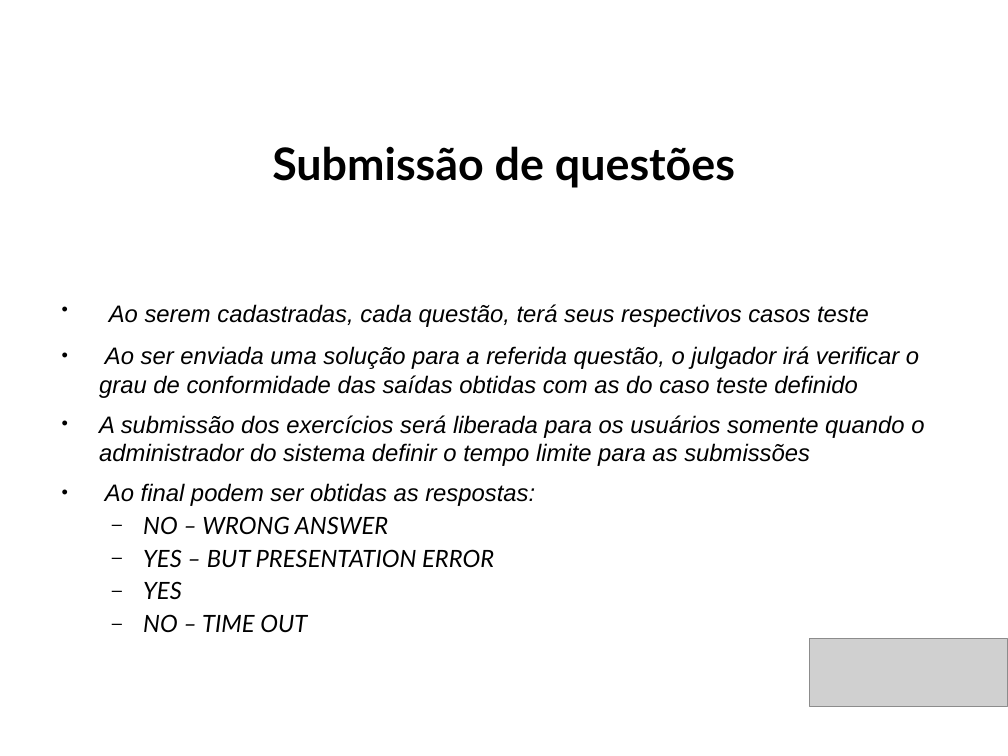
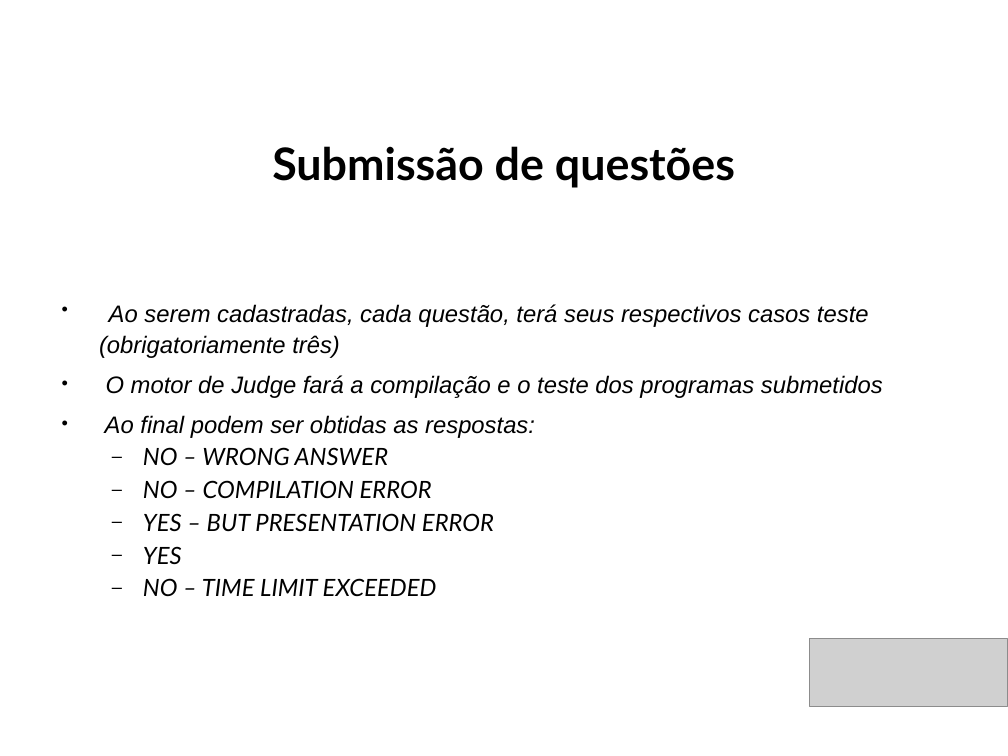
Before and after one commit to carlosrorato/RhydoJudge, a slide deck: slide 6 of RhydoApresentacao.ppt. Drawn at 1008x756 pixels with LibreOffice and Linux fonts; fonts in the diff are those of the drawing; grey boxes stand for pictures; background and template pictures are left out. Boxes give left, top, right and bottom in pixels: in the first picture for what was removed or moved away, otherwise in the second. Text is boxed around its words. In the diff, an @@ line names an element or a change of style, - is before the commit and + after.

Commit message:
Apresentação

```diff
--- a/RhydoApresentacao.ppt
+++ b/RhydoApresentacao.ppt
@@ text at (99, 304, 883, 398): text changed @@
-• Ao serem cadastradas, cada questão, terá seus respectivos casos teste
-• Ao ser enviada uma solução para a referida questão, o julgador irá verificar o grau de conformidade das saídas obtidas com as do caso teste definido
-• A submissão dos exercícios será liberada para os usuários somente quando o administrador do sistema definir o tempo limite para as submissões
+• Ao serem cadastradas, cada questão, terá seus respectivos casos teste (obrigatoriamente três)
+• O motor de Judge fará a compilação e o teste dos programas submetidos
@@ text at (143, 480, 432, 498): paragraph added @@
+  – NO – COMPILATION ERROR
@@ text at (143, 578, 437, 596): text changed @@
-  – NO – TIME OUT
+  – NO – TIME LIMIT EXCEEDED
```
Also in this commit, not shown: 6 other slides changed, 4 other files.
